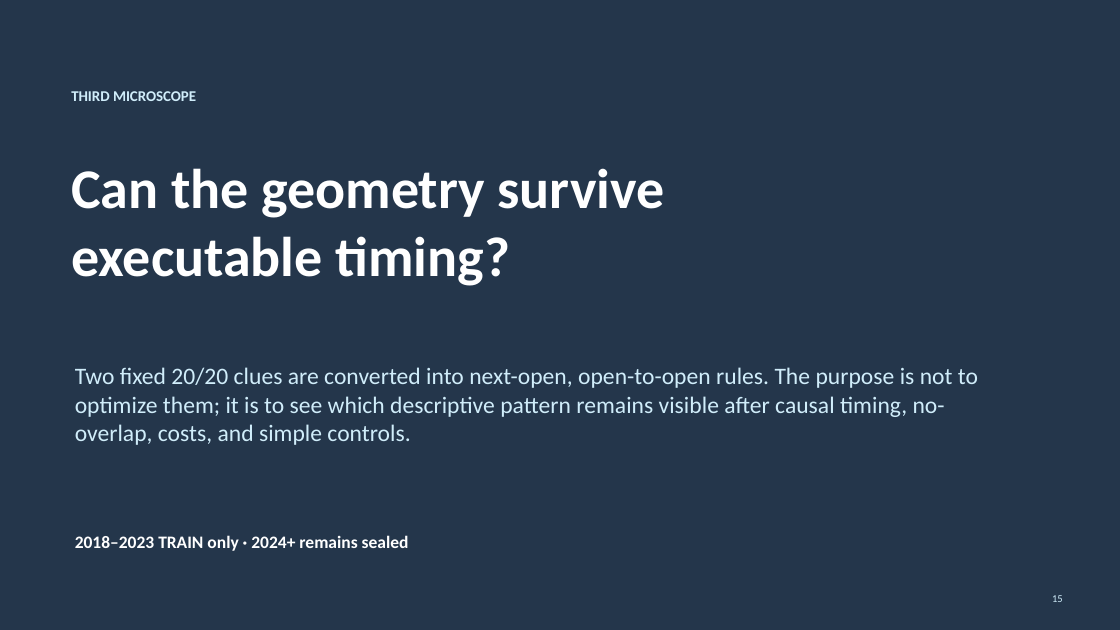
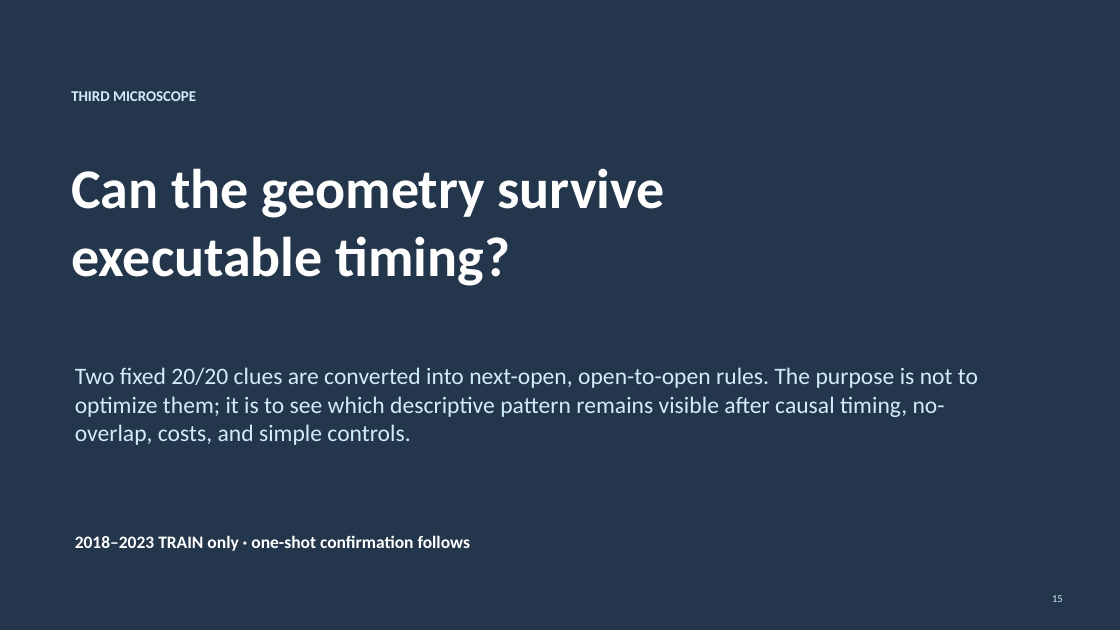
Before and after one commit to Francisc0Franc0/Time-Series-Modeling-Gen5, a slide deck: slide 15 of operator_hypothesis_lab/presentations/nvda_microscope_evidence.pptx. Drawn at 1120x630 pixels with LibreOffice and Linux fonts; fonts in the diff are those of the drawing. Boxes give left, top, right and bottom in pixels: in the first picture for what was removed or moved away, otherwise in the second. Text is boxed around its words. In the diff, an @@ line names an element or a change of style, - is before the commit and + after.

```diff
--- a/operator_hypothesis_lab/presentations/nvda_microscope_evidence.pptx
+++ b/operator_hypothesis_lab/presentations/nvda_microscope_evidence.pptx
@@ text at <box>75,535,470,551</box>: text changed @@
-2018–2023 TRAIN only · 2024+ remains sealed
+2018–2023 TRAIN only · one-shot confirmation follows
```
Also in this commit, not shown: 3 other slides changed, 6 slides added, 6 other files.
